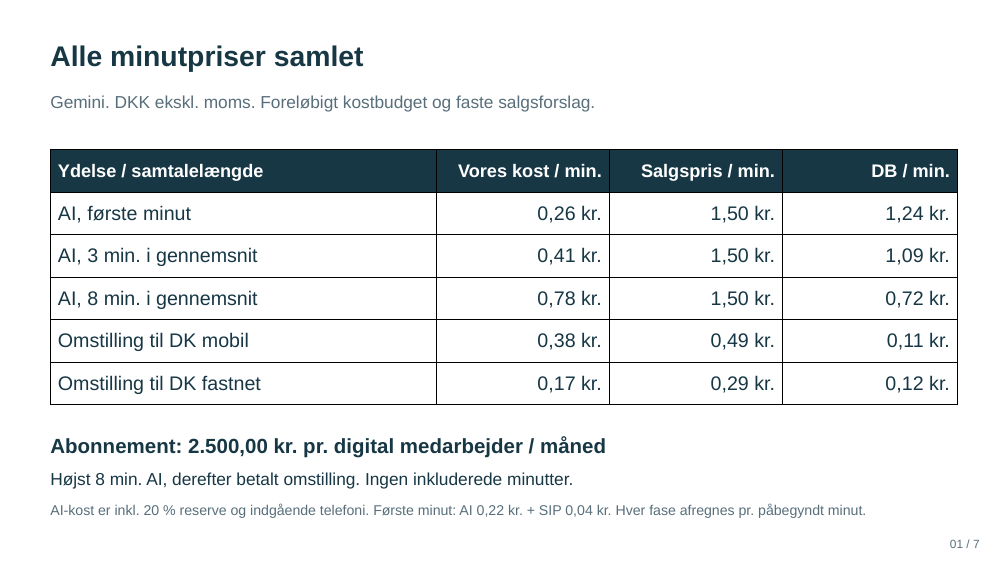
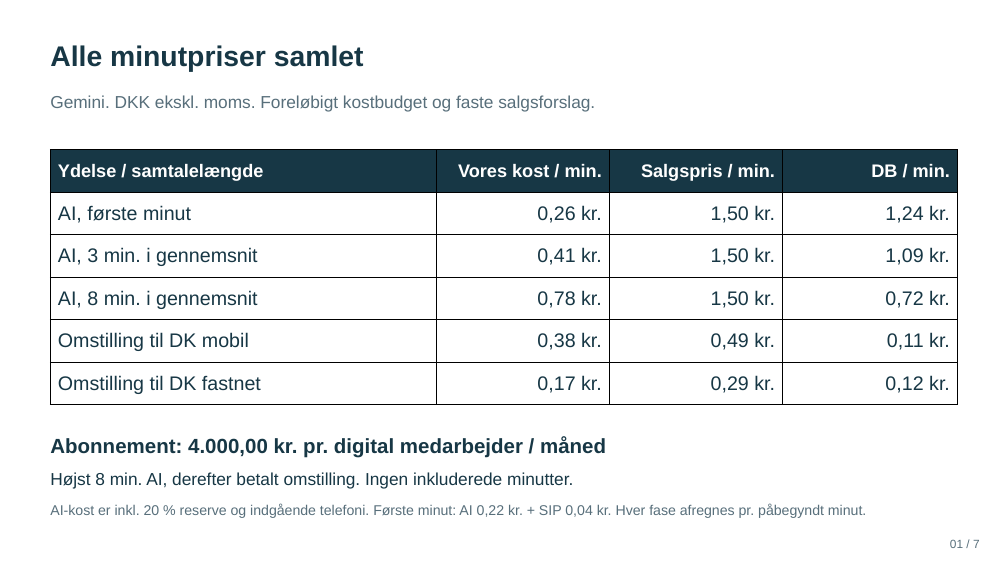
Before and after one commit to BadLegion/intelli-prisark, a slide deck: slide 1 of INTELLI-prispraesentation.pptx. Drawn at 1008x567 pixels with LibreOffice and Linux fonts; fonts in the diff are those of the drawing. Boxes give left, top, right and bottom in pixels: in the first picture for what was removed or moved away, otherwise in the second. Text is boxed around its words. In the diff, an @@ line names an element or a change of style, - is before the commit and + after.

Commit message:
Ret digital medarbejder til 4000 kr og genberegn kundescenarier

```diff
--- a/INTELLI-prispraesentation.pptx
+++ b/INTELLI-prispraesentation.pptx
@@ text at (50,437,606,458): text changed @@
-Abonnement: 2.500,00 kr. pr. digital medarbejder / måned
+Abonnement: 4.000,00 kr. pr. digital medarbejder / måned
```
Also in this commit, not shown: 3 other slides changed, 11 other files.
